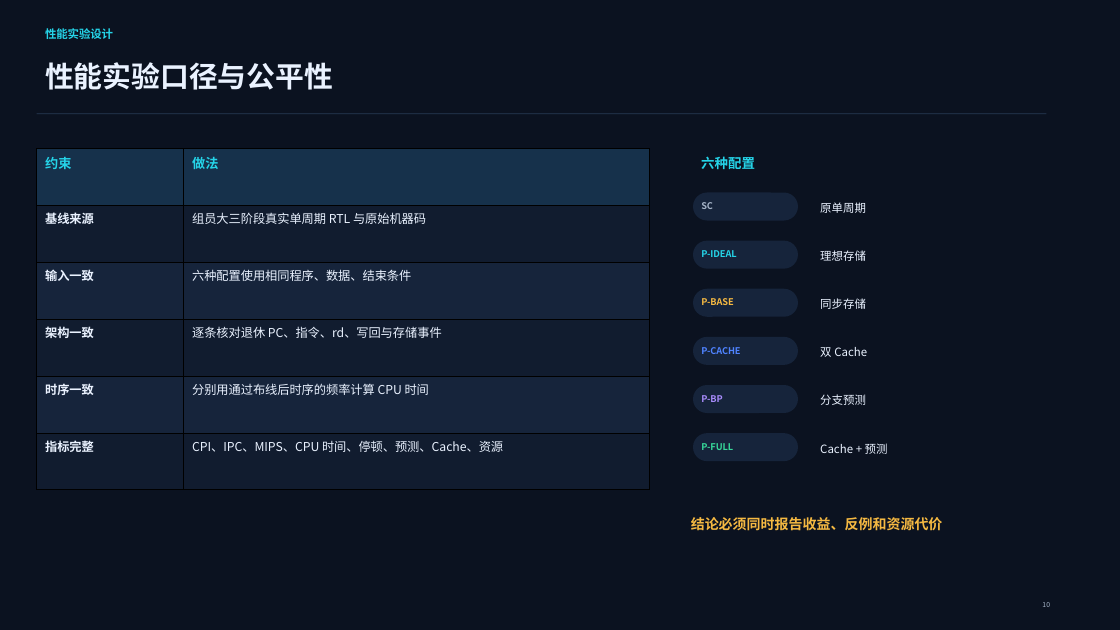
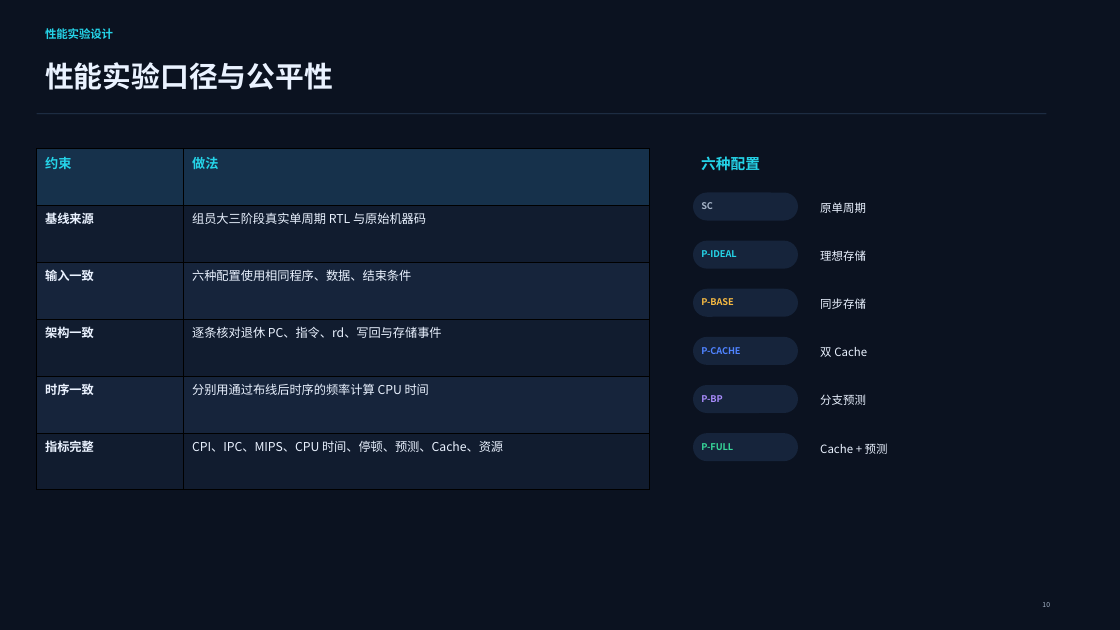
Before and after one commit to Neon246760/CPU-Course-Design, a slide deck: slide 11 of 提交物/06_验收答辩_流水线CPU汇报PPT/1120233061.pptx (slide 10 before the commit). Drawn at 1120x630 pixels with LibreOffice and Linux fonts; fonts in the diff are those of the drawing. Boxes give left, top, right and bottom in pixels: in the first picture for what was removed or moved away, otherwise in the second. Text is boxed around its words. In the diff, an @@ line names an element or a change of style, - is before the commit and + after.

```diff
--- a/提交物/06_验收答辩_流水线CPU汇报PPT/1120233061.pptx
+++ b/提交物/06_验收答辩_流水线CPU汇报PPT/1120233061.pptx
@@ text "六种配置" at [701,156,760,171]: size 11.5 to 12.6 pt @@
@@ text removed at [691,517,943,531] @@
-结论必须同时报告收益、反例和资源代价
```
Also in this commit, not shown: 8 other slides changed, 1 slide added, 6 other files.
